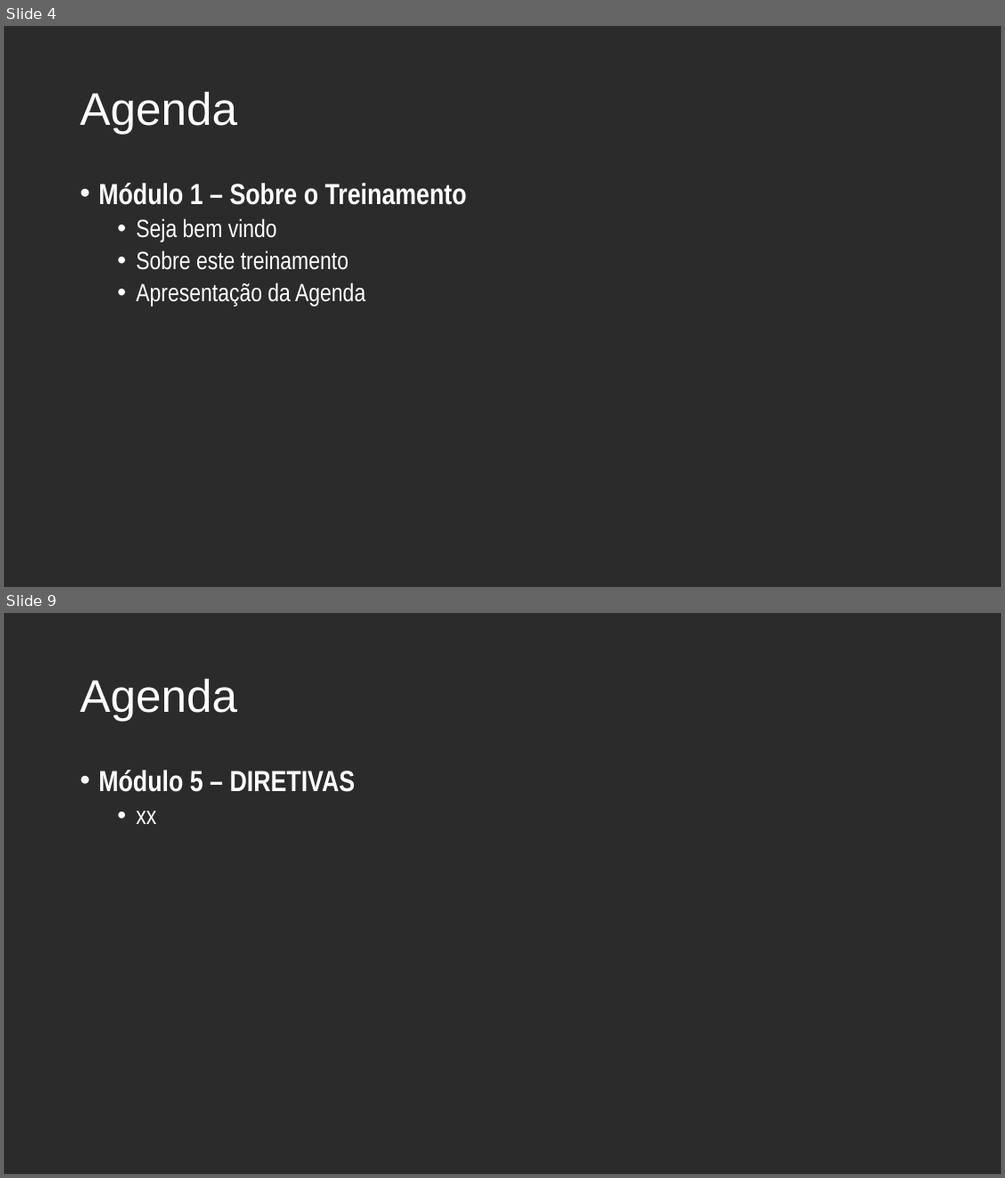
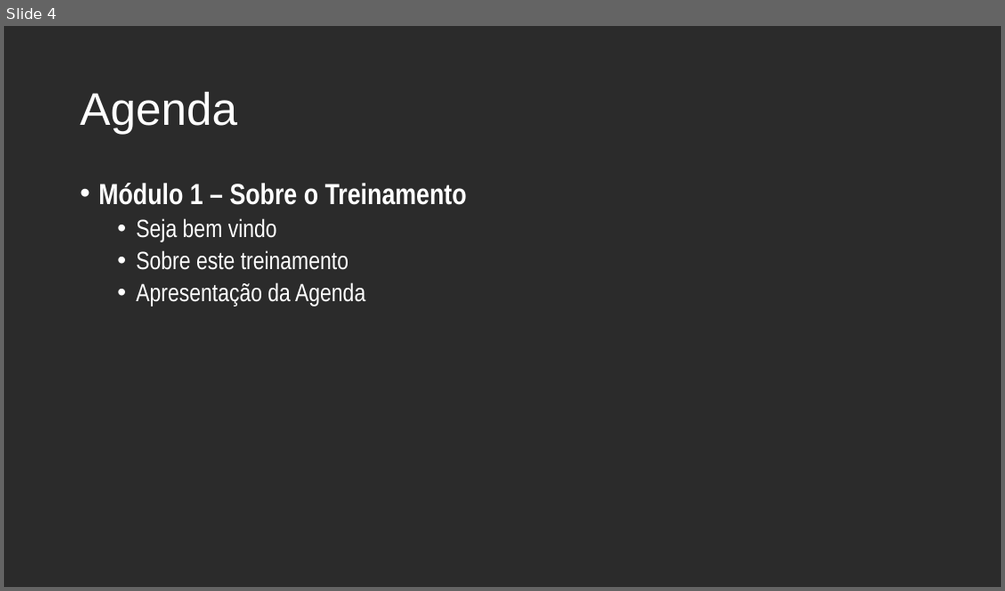
Before and after one commit to andrebaltieri/5485, a slide deck: ppts/Modulo 1/5484 - M01A01.pptx. Shown one above the other, each under a label of ours: slides 4 and 9 before the commit, slide 4 after it; the slides between them are not shown. The pictures are 1005x1178 and 1005x591 pixels, drawn with LibreOffice and Linux fonts; fonts in the diff are those of the drawing; background and template pictures are left out; a plain dark background stands for a picture behind light text. Boxes give left, top, right and bottom in pixels: in the first picture for what was removed or moved away, otherwise in the second. Text is boxed around its words. In the diff, an @@ line names an element or a change of style, - is before the commit and + after.

```diff
--- a/ppts/Modulo 1/5484 - M01A01.pptx
+++ b/ppts/Modulo 1/5484 - M01A01.pptx
@@ slide 9 removed at <box>4,613,1001,1174</box>, background picture (left out) @@
@@ title removed at <box>80,679,237,721</box> @@
-Agenda
@@ text removed at <box>98,770,356,824</box> @@
-• Módulo 5 – DIRETIVAS
-  • xx
```
Also in this commit, not shown: 3 slides changed, 1 other slide removed, 34 other files.
